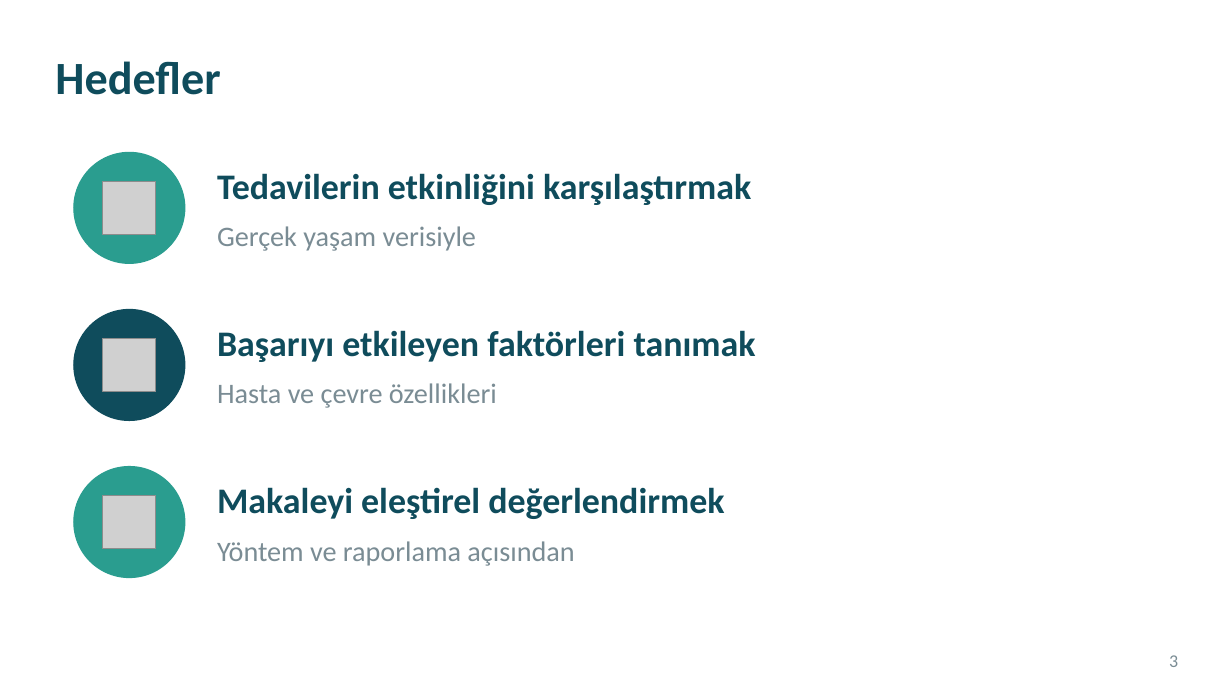
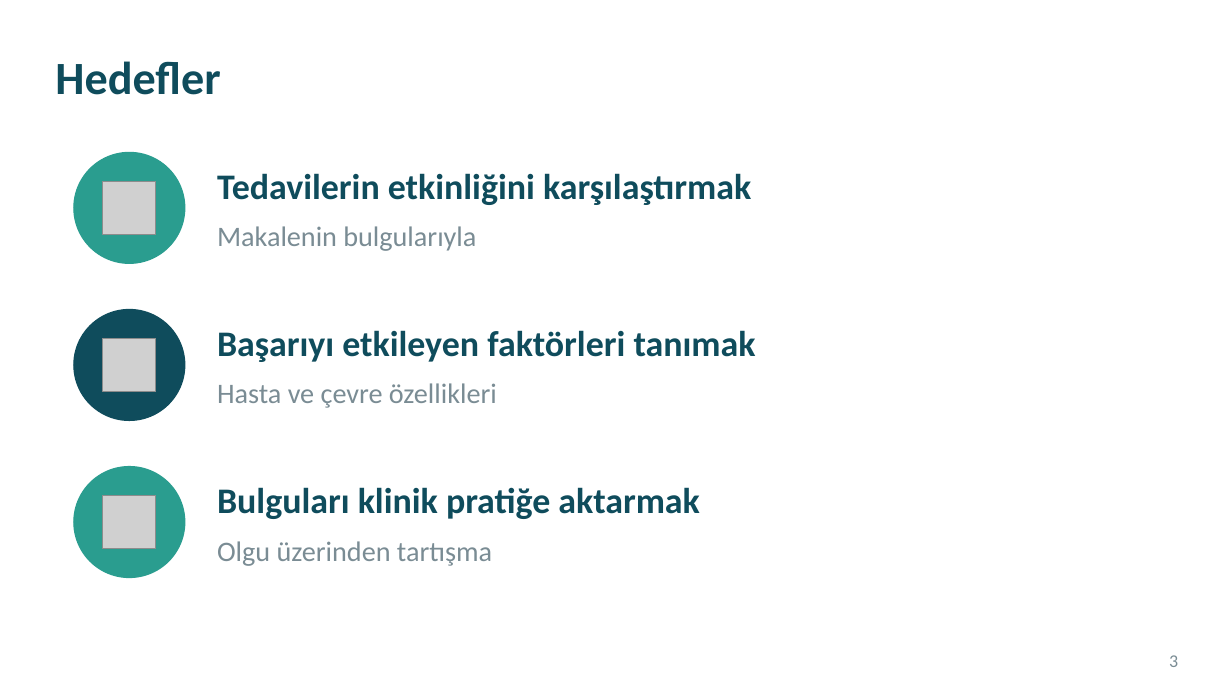
Before and after one commit to kiranahmet/Claude, a slide deck: slide 3 of Sunumlar/Makale_Sunumu_Sigara_Birakma.pptx. Drawn at 1232x693 pixels with LibreOffice and Linux fonts; fonts in the diff are those of the drawing; grey boxes stand for pictures. Boxes give left, top, right and bottom in pixels: in the first picture for what was removed or moved away, otherwise in the second. Text is boxed around its words. In the diff, an @@ line names an element or a change of style, - is before the commit and + after.

```diff
--- a/Sunumlar/Makale_Sunumu_Sigara_Birakma.pptx
+++ b/Sunumlar/Makale_Sunumu_Sigara_Birakma.pptx
@@ text at [217,226,476,251]: text changed @@
-Gerçek yaşam verisiyle
+Makalenin bulgularıyla
@@ text at [217,487,699,519]: text changed @@
-Makaleyi eleştirel değerlendirmek
+Bulguları klinik pratiğe aktarmak
@@ text at [217,541,492,566]: text changed @@
-Yöntem ve raporlama açısından
+Olgu üzerinden tartışma
```
Also in this commit, not shown: 18 other slides changed, 2 slides added, 2 slides removed, 11 other files.
